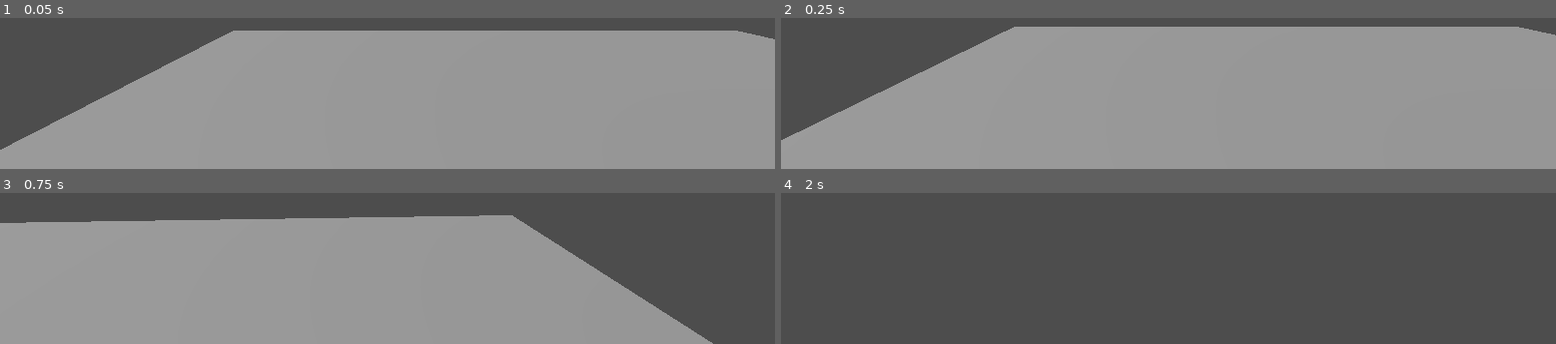
Above: before the commit, frames 1-4 (two rows, left to right).
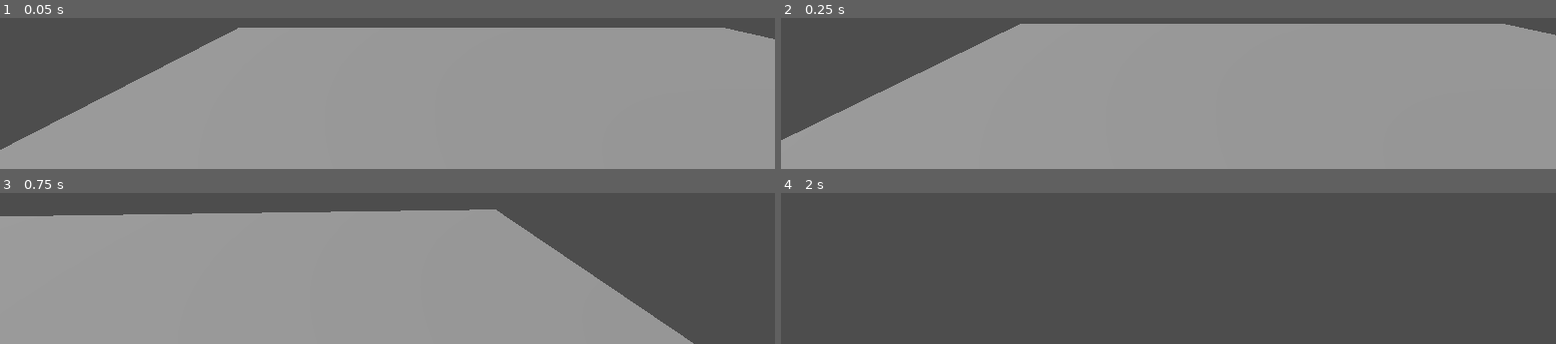
Above: after the commit, the same moments.

Repository: kettle-game-studio/the-day-of-the-TARDIS
Game: Godot game, scene res://assets/scenes/portal_test_scene.tscn
Same seed, same stepped clock (60 frames per second), same inputs: the game is played once before the commit and once after it. The engine's default icon, where the game draws it, is replaced by a stand-in: a white triangle on a blue panel in a dark square.
Inputs (mouse positions are in pixels of both pictures, inside the frame that each line leads up to):
- Up to frame 1 (0.05 s): no input
- Up to frame 2 (0.25 s): no input
- Up to frame 3 (0.75 s): tap Enter at 0.5 s; move the mouse to (outside the picture) at 0.52 s; hold Up (move_forward) from 0.53 s (still down); right-click (outside the picture) at 0.6 s
- Up to frame 4 (2 s): keep holding Up (move_forward); tap Space (jump) at 0.77, 1.52 s; move the mouse to (outside the picture) at 1.27 s; click (outside the picture) at 1.35 s; right-click (outside the picture) at 1.55 s

The runs differ from the first frame. In frame 1, 1.2% of the frame differs, in the area x 11-95%, y 6-59%; in frame 2, 1.2%; in frame 3, 4.1%, in the area x 0-92%, y 10-100%; in frame 4, nothing differs.

Commit message:
Add teleportation on collision

Diff:
--- a/assets/prefabs/player.tscn
+++ b/assets/prefabs/player.tscn
@@ -9,25 +9,39 @@
 [sub_resource type="BoxMesh" id="BoxMesh_m85vq"]
 size = Vector3(0.23, 1.8, 0.565)
 
+[sub_resource type="BoxShape3D" id="BoxShape3D_vbxvd"]
+size = Vector3(0.0891626, 1.15051, 0.0779297)
+
 [node name="Player" type="CharacterBody3D"]
-transform = Transform3D(-1, 0, -8.74228e-08, 0, 1, 0, 8.74228e-08, 0, -1, 0, 0, 0)
+transform = Transform3D(-1, 0, -1.50996e-07, 0, 1, 0, 1.50996e-07, 0, -1, 0, 0, 0)
+collision_layer = 4
 script = ExtResource("1_1id37")
 
-[node name="CollisionShape3D" type="CollisionShape3D" parent="."]
+[node name="WorldCollider" type="CollisionShape3D" parent="."]
 transform = Transform3D(1, 0, 0, 0, 1, 0, 0, 0, 1, 0, 1.00929, 0)
 shape = SubResource("CapsuleShape3D_j74et")
 
 [node name="Pivot" type="Node3D" parent="."]
 
 [node name="Tennant_v01" type="MeshInstance3D" parent="Pivot"]
-transform = Transform3D(-4.37114e-08, 0, -1, 0, 1, 0, 1, 0, -4.37114e-08, 0, 0.925409, 0)
+transform = Transform3D(-4.37114e-08, 0, -1, 0, 1, 0, 1, 0, -4.37114e-08, 0, 0.57, 0)
 mesh = SubResource("BoxMesh_m85vq")
 
 [node name="CameraPivot" type="Node3D" parent="."]
-transform = Transform3D(1, 0, 0, 0, 1, 0, 0, 0, 1, 0, 1.74283, -0.140923)
+transform = Transform3D(1, 0, 0, 0, 1, 0, 0, 0, 1, -1.91495e-09, 1.743, 0.0126822)
 
 [node name="Camera3D" type="Camera3D" parent="CameraPivot"]
-transform = Transform3D(1, 0, 0, 0, 1, 0, 0, 0, 1, 0, 0, -0.0966895)
+near = 0.001
+
+[node name="PortalTriggerArea" type="Area3D" parent="CameraPivot"]
+transform = Transform3D(1, 0, 0, 0, 1, 0, 0, 0, 1, 1.81438e-09, 0, -0.0120161)
+collision_layer = 2
+collision_mask = 0
+monitoring = false
+
+[node name="PortalTriggerCollider" type="CollisionShape3D" parent="CameraPivot/PortalTriggerArea"]
+transform = Transform3D(1, 0, 0, 0, 1, 0, 0, 0, 1, -0.005, -0.546, 0)
+shape = SubResource("BoxShape3D_vbxvd")
 
 [node name="Sounds" type="Node3D" parent="."]
 transform = Transform3D(1, 0, 0, 0, 1, 0, 0, 0, 1, 0.53928, 1.03227, -0.351233)
--- a/assets/prefabs/portal.tscn
+++ b/assets/prefabs/portal.tscn
@@ -23,11 +23,17 @@
 [sub_resource type="BoxMesh" id="BoxMesh_q1pwq"]
 size = Vector3(0.1, 0.1, 1.1)
 
+[sub_resource type="BoxShape3D" id="BoxShape3D_rg1xu"]
+size = Vector3(0.893, 1.877, 0.03)
+
+[sub_resource type="BoxShape3D" id="BoxShape3D_c331o"]
+size = Vector3(0.108276, 2.00739, 0.102661)
+
 [node name="Portal" type="Node3D" node_paths=PackedStringArray("mesh")]
 script = ExtResource("1_u7vlk")
-mesh = NodePath("MeshInstance3D")
+mesh = NodePath("Main")
 
-[node name="MeshInstance3D" type="MeshInstance3D" parent="."]
+[node name="Main" type="MeshInstance3D" parent="."]
 transform = Transform3D(-4.37114e-08, 0, -1, 0, 1, 0, 1, 0, -4.37114e-08, 0, 1, 0)
 mesh = SubResource("BoxMesh_7rj6q")
 surface_material_override/0 = SubResource("ShaderMaterial_bur3h")
@@ -47,3 +53,26 @@
 [node name="MeshInstance3D5" type="MeshInstance3D" parent="."]
 transform = Transform3D(-4.37114e-08, 0, -1, 0, 1, 0, 1, 0, -4.37114e-08, 0, 0, 0)
 mesh = SubResource("BoxMesh_q1pwq")
+
+[node name="Area3D" type="Area3D" parent="."]
+collision_layer = 2
+collision_mask = 2
+monitorable = false
+
+[node name="CollisionShape3D" type="CollisionShape3D" parent="Area3D"]
+transform = Transform3D(1, 0, 0, 0, 1, 0, 0, 0, 1, -0.00296506, 1.01066, 0)
+shape = SubResource("BoxShape3D_rg1xu")
+
+[node name="StaticBody3D" type="StaticBody3D" parent="."]
+collision_mask = 0
+
+[node name="CollisionShape3D" type="CollisionShape3D" parent="StaticBody3D"]
+transform = Transform3D(1, 0, 0, 0, 1, 0, 0, 0, 1, -0.495633, 0.954548, 0.000553221)
+shape = SubResource("BoxShape3D_c331o")
+
+[node name="CollisionShape3D2" type="CollisionShape3D" parent="StaticBody3D"]
+transform = Transform3D(1, 0, 0, 0, 1, 0, 0, 0, 1, 0.494201, 0.954548, 0.000553221)
+shape = SubResource("BoxShape3D_c331o")
+
+[connection signal="area_entered" from="Area3D" to="." method="_area_body_entered"]
+[connection signal="body_entered" from="Area3D" to="." method="_area_body_entered"]
--- a/assets/scenes/portal_test_scene.tscn
+++ b/assets/scenes/portal_test_scene.tscn
@@ -103,7 +103,7 @@
 skeleton = NodePath("../../Room1")
 
 [node name="SubViewport" type="SubViewport" parent="Room2"]
-size = Vector2i(3840, 2036)
+size = Vector2i(2232, 2114)
 script = ExtResource("2_6pam6")
 
 [node name="Camera3D2" type="Camera3D" parent="Room2/SubViewport"]
@@ -149,3 +149,5 @@
 
 [node name="MeshInstance3D" type="MeshInstance3D" parent="Ground"]
 mesh = SubResource("BoxMesh_p754p")
+
+[connection signal="teleport_activation" from="Portal" to="PortalController" method="switch_room"]
--- a/assets/scripts/player_controller.gd
+++ b/assets/scripts/player_controller.gd
@@ -23,13 +23,13 @@
 		rotate_camera(event.relative)
 	elif event is InputEventMouseButton && Input.mouse_mode != Input.MOUSE_MODE_CAPTURED:
 		Input.set_mouse_mode(Input.MOUSE_MODE_CAPTURED)
-	elif Input.is_action_just_pressed("Escape"):
+	elif Input.is_action_just_pressed("escape"):
 		Input.set_mouse_mode(Input.MOUSE_MODE_VISIBLE)
 	elif Input.is_action_just_pressed("main_action"):
 		portal_controller.enable_portal(global_position, global_rotation)
 		screwdriver_audiostream.play(2)
 	elif Input.is_action_just_pressed("second_action"):
-		portal_controller.switch_room()
+		portal_controller.switch_room(null)
 
 
 func rotate_camera(mouse_shift: Vector2):
--- a/assets/scripts/portals/portal.gd
+++ b/assets/scripts/portals/portal.gd
@@ -4,8 +4,13 @@
 @export var portal_vieport: SubViewport
 @export var mesh: MeshInstance3D
 
+signal teleport_activation(body: Area3D)
+
 func _ready():
 	var material = mesh.get_surface_override_material(0) as ShaderMaterial
 	material = material.duplicate()
 	material.set_shader_parameter("portal_camera", portal_vieport.get_texture())
 	mesh.set_surface_override_material(0, material)
+
+func _area_body_entered(body: Area3D):
+	teleport_activation.emit(body)
--- a/assets/scripts/portals/portal_controller.gd
+++ b/assets/scripts/portals/portal_controller.gd
@@ -48,8 +48,13 @@
 	portal_state = PortalState.DISABLED
 	portal.global_position = portal_home.global_position
 
-func switch_room():
-	player.global_position += _get_room_shift()
+func switch_room(body: Area3D):
+	var portal_normal = portal.transform.basis.z
+	var portal_to_player = (player.global_position - portal.global_position).normalized()
+	var dot_product = portal_normal.dot(portal_to_player)
+	if dot_product > 0:
+		portal_normal=-1*portal_normal
+	player.global_position += _get_room_shift()+0.2*portal_normal
 	if portal_state == PortalState.ENABLED:
 		portal.global_position += _get_room_shift()
 
--- a/project.godot
+++ b/project.godot
@@ -70,6 +70,12 @@
 ]
 }
 
+[layer_names]
+
+3d_physics/layer_1="Obstacles"
+3d_physics/layer_2="Teleports"
+3d_physics/layer_3="Player"
+
 [rendering]
 
 renderer/rendering_method="gl_compatibility"
Not shown: 1 places in assets/prefabs/player.tscn that only renumber resources
Not shown: 1 places in assets/prefabs/portal.tscn that only renumber resources
